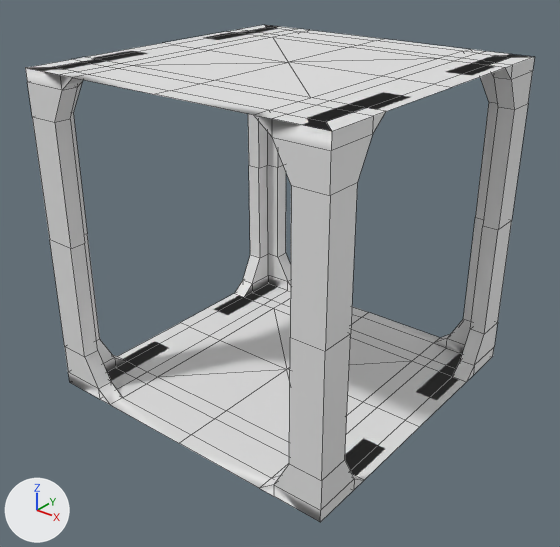
Two versions of the FBX model Content/Meshes/Inside/30x30_Crossroad.fbx, one commit apart.
One viewpoint serves both versions: a 50 mm lens placed at (40.4, -51.6, 27.3), pointed at (0.5, -1.8, -3.6). The lights are fixed; the arrows at lower left show +X, +Y and +Z. Mesh edges are drawn as thin lines. Objects named as collision shapes, trigger or cutter boxes, shadow casters or lower levels of detail are left out.

The first picture shows '30x30_CrossRoad'.
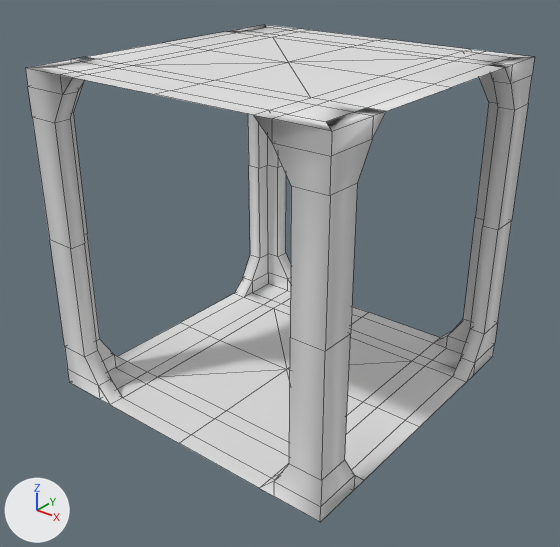
Boxes [x1, y1, x2, y2] around the edits, measured in the pictures (560 x 547 px; the box of a moved part takes in the faces that stretch with it):
'30x30_CrossRoad', reshaped, shading changed
    both: [25, 25, 535, 522]
part 1 of me_plane_028, moved or reshaped
    both: [25, 57, 535, 196]
part 2 of me_plane_028, moved or reshaped
    before: [65, 253, 497, 522]
    after: [65, 253, 498, 522]
part 3 of me_plane_028, shading changed
    both: [27, 25, 533, 488]

The edits, one by one:
me_plane_028 has 266 vertices, 304 faces and spans x -15.0..15.0, y -15.0..15.0, z -15.0..15.0.
me_plane_028 is used by ob_30x30_crossroad; location (0.0, 0.0, 0.0).
me_plane_028 part 1: all 24 vertices in x -15.0..15.0, y -15.0..15.0, z 13.8 are moved by (0.0, 0.0, -0.3).
me_plane_028 part 2: all 24 vertices in x -15.0..15.0, y -15.0..15.0, z -13.8 are moved by (0.0, 0.0, 0.3).
me_plane_028 part 3: edges marked sharp go from 200 to 0.
